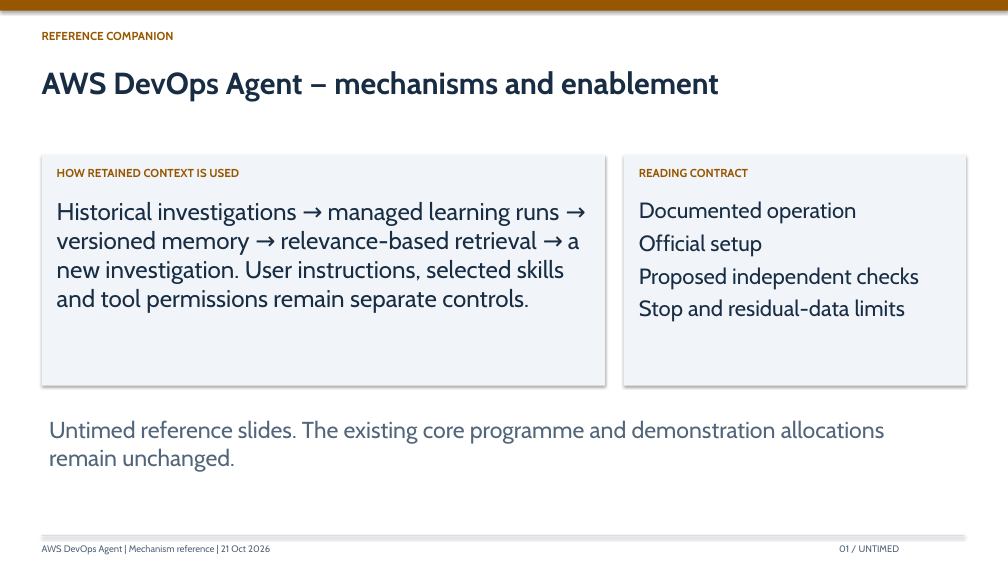
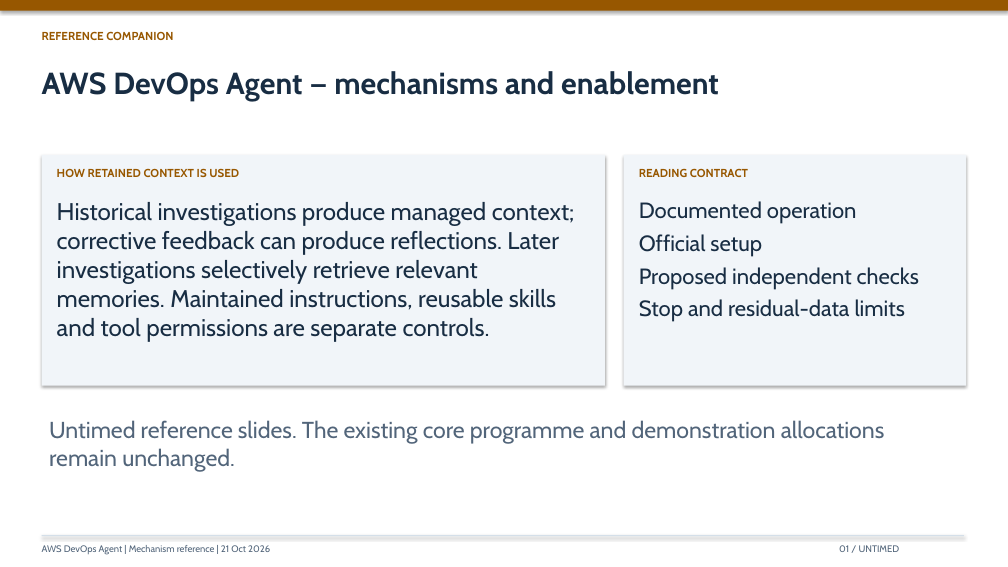
Before and after one commit to lyrel-dev/frontier-agents, a slide deck: slide 1 of presentations/devops-mechanisms-reference.pptx. Drawn at 1008x567 pixels with LibreOffice and Linux fonts; fonts in the diff are those of the drawing. Boxes give left, top, right and bottom in pixels: in the first picture for what was removed or moved away, otherwise in the second. Text is boxed around its words. In the diff, an @@ line names an element or a change of style, - is before the commit and + after.

```diff
--- a/presentations/devops-mechanisms-reference.pptx
+++ b/presentations/devops-mechanisms-reference.pptx
@@ text at (57, 202, 575, 342): text changed @@
-Historical investigations → managed learning runs → versioned memory → relevance-based retrieval → a new investigation. User instructions, selected skills and tool permissions remain separate controls.
+Historical investigations produce managed context; corrective feedback can produce reflections. Later investigations selectively retrieve relevant memories. Maintained instructions, reusable skills and tool permissions are separate controls.
```
Also in this commit, not shown: 4 other slides changed, 1 slide added.
